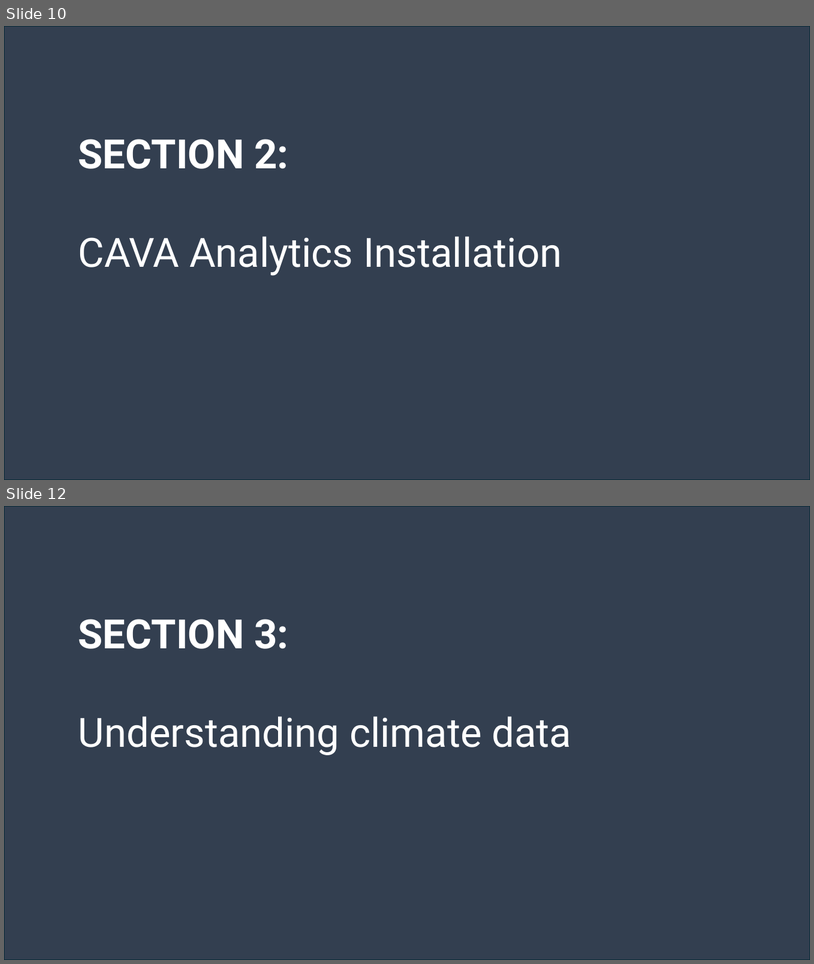
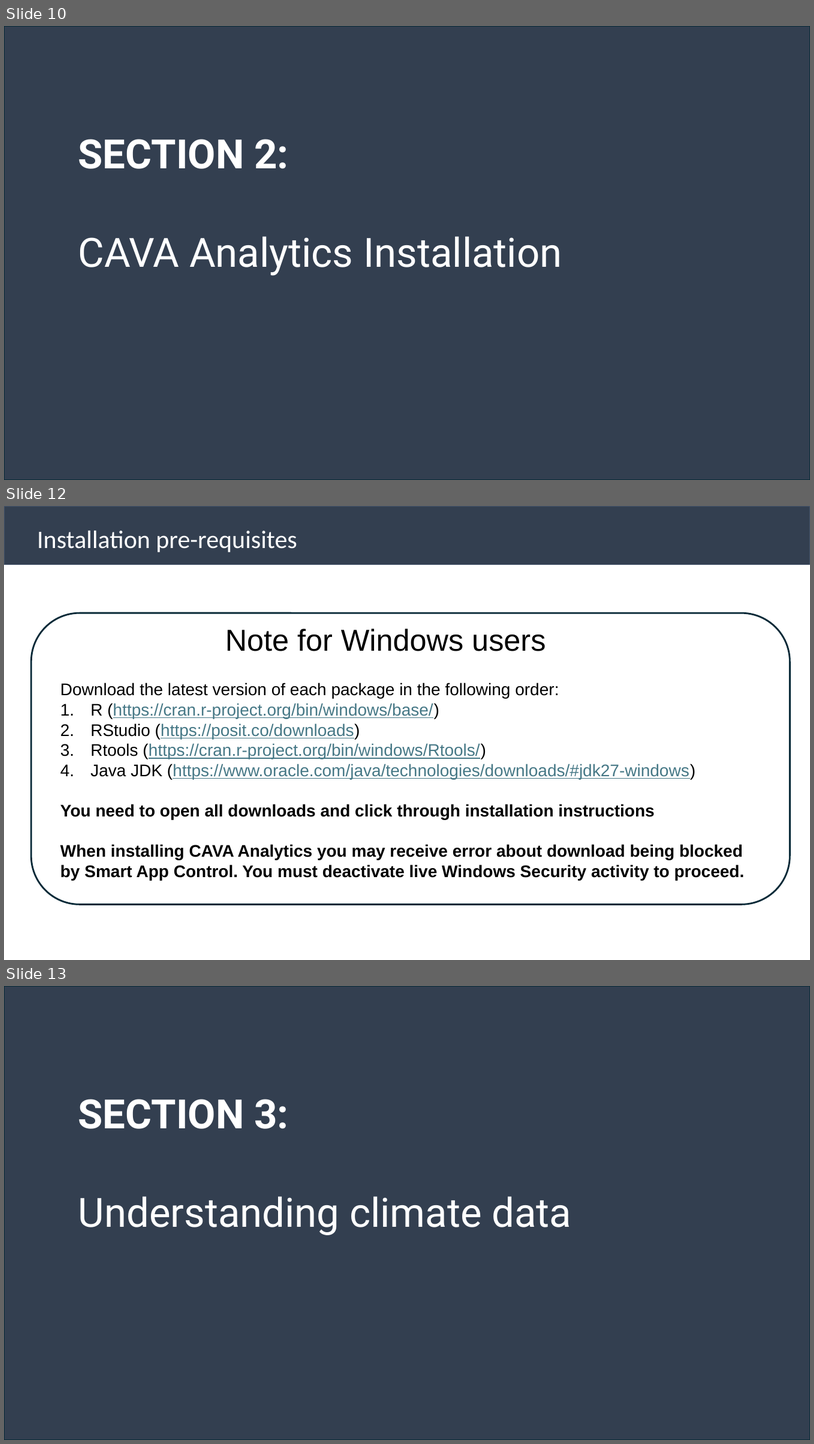
Before and after one commit to Risk-Team/trainings, a slide deck: CAVAtraining/ROM/CAVA_analytics_training_Mauritius.pptx. Shown one above the other, each under a label of ours: slides 10 and 12 before the commit, slides 10, 12 and 13 after it; the slides between them are not shown. The pictures are 814x964 and 814x1444 pixels, drawn with LibreOffice and Linux fonts; fonts in the diff are those of the drawing. Boxes give left, top, right and bottom in pixels: in the first picture for what was removed or moved away, otherwise in the second. Text is boxed around its words. In the diff, an @@ line names an element or a change of style, - is before the commit and + after.

```diff
--- a/CAVAtraining/ROM/CAVA_analytics_training_Mauritius.pptx
+++ b/CAVAtraining/ROM/CAVA_analytics_training_Mauritius.pptx
@@ slide 12 added at (4, 506, 810, 960), background #FFFFFF @@
@@ rectangle added at (4, 506, 810, 564), fill #333F50, outline #44546A 0.74 pt @@
@@ text added at (37, 531, 297, 552), 30 pt, text #FFFFFF @@
+Installation pre-requisites
@@ rounded rectangle added at (31, 613, 791, 904), outline #092A39 2 pt @@
@@ text added at (225, 628, 546, 651), 36 pt, text #000000 @@
+Note for Windows users
@@ text added at (60, 682, 745, 880), 20 pt, text #000000 @@
+Download the latest version of each package in the following order:
+1. R (https://cran.r-project.org/bin/windows/base/)
+2. RStudio (https://posit.co/downloads)
+3. Rtools (https://cran.r-project.org/bin/windows/Rtools/)
+4. Java JDK (https://www.oracle.com/java/technologies/downloads/#jdk27-windows)
+You need to open all downloads and click through installation instructions
+When installing CAVA Analytics you may receive error about download being blocked by Smart App Control. You must deactivate live Windows Security activity to proceed.
@@ what was slide 12 is now slide 13 @@
```
Also in this commit, not shown: 1 slide changed.
